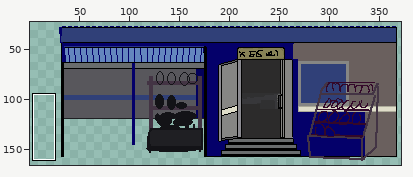
Two states of a pixel-art file, Market.aseprite. Above: a wide view before the commit, with the close-up outlined.
Close-up. Before the commit:
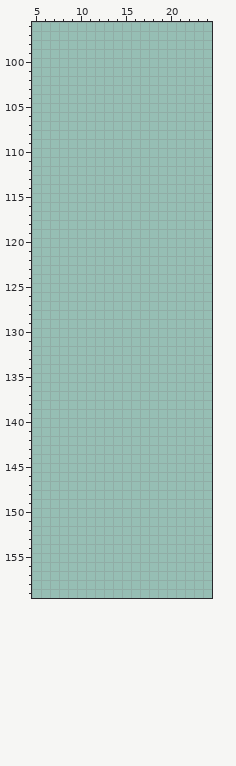
393x195 pixels, 1 frame. Colours within 5 levels of each other are drawn and written as one. Shown: x 5..24, y 96..159. The wide view leaves out empty margins.
New version:
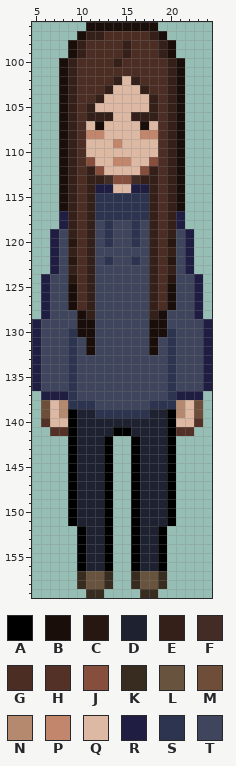
Palette (. is transparent): A #000000  B #1a0e0b  C #281711  D #1e2230  E #341f19  F #432c26  G #4b2d24  H #533127  J #864e3c  K #382c20  L #68533e  M #6e4e39  N #b4896e  P #c1866b  Q #ddb8a3  R #1f1d42  S #2c344f  T #3e455c
Changes in this commit:
Changed rows in their new state; - is an unchanged pixel.
Layer "Player":
first column x 5:
 96 ------BBBBBBBB------
 97 -----BEEGGGGGEB-----
 98 ----BEGGGGEGGGEB----
 99 ----BEGGGGEGGGEB----
100 ---BEGGGGEGGGGGEB---
101 ---BEGGGGGGGGGGEB---
102 ---BEGGGGEQEGGGEB---
103 ---BEGGGEQQQEGGEB---
104 ---BEGGEQQQQQEGEB---
105 ---BEGEQQQQQQEGEB---
106 ---BEGEEEQQEEEGEB---
107 ---BEGQBQQQQBQGEB---
108 ---BEGPPQQQQPPGEB---
109 ---BEGQQQPQQQQGEB---
110 ---BEGQQQQQQQQGEB---
111 ---BEGJQQPPQQJGEB---
112 ---BEGEJQQQQJEGEB---
113 ---BEGEEFJJFEEGEB---
114 ---BEGERRQQRREGEB---
115 ---BEGESSSSSSEGEB---
116 ---BEGESSSSSSEGEB---
117 ---REGESSSSSSEGER---
118 ---REGETSTTSTEGER---
119 --RTEGETSTTSTEGETR--
120 --RTCGETSTTSTEGCTR--
121 --RTEGETTTTTTEGETR--
122 --RTCGETSTTSTEGCTR--
123 --RTEGETTTTTTEGETR--
124 -RTTCGETTTTTTEGCTTR-
125 -RTTBGETTTTTTEGBTTR-
126 -RTTBGETTTTTTEGBTTR-
127 -RTTBGETTTTTTEGBTTR-
128 -RTTTBETTTTTTEBTTTR-
129 RTTTTBBTTTTTTBBTTTTR
130 RTTTSBBTTTTTTBBSTTTR
131 RTTTSTBTTTTTTBTSTTTR
132 RTTTSTBTTTTTTBTSTTTR
133 RTTTSTTTTTTTTTTSTTTR
134 RTTTSTTTTTTTTTTSTTTR
135 RTTTSTTTTTTTTTTSTTTR
136 RTTTSTTTTTTTTTTSTTTR
137 -RRRSTTTTTTTTTTSRRR-
138 -MQNSSSTTTTTTSSSNQM-
139 -MQNADDSSSSSSDDANQM-
140 -HQQADDDDDDDDDDAQQH-
141 --HHADDDDAADDDDAHH--
142 ----ADDDA--ADDDA----
143 ----ADDDA--ADDDA----
144 ----ADDDA--ADDDA----
145 ----ADDDA--ADDDA----
146 ----ADDDA--ADDDA----
147 ----ADDDA--ADDDA----
148 ----ADDDA--ADDDA----
149 ----ADDDA--ADDDA----
150 ----ADDDA--ADDDA----
151 ----ADDDA--ADDDA----
152 -----ADDA--ADDA-----
153 -----ADDA--ADDA-----
154 -----ADDA--ADDA-----
155 -----ADDA--ADDA-----
156 -----ADDA--ADDA-----
157 -----KLLK--KLLK-----
158 -----KLLK--KLLK-----
159 ------KK----KK------
Where, in picture pixels (left, top, right, bottom), the same in both close-ups:
added: (32, 22, 212, 598)
